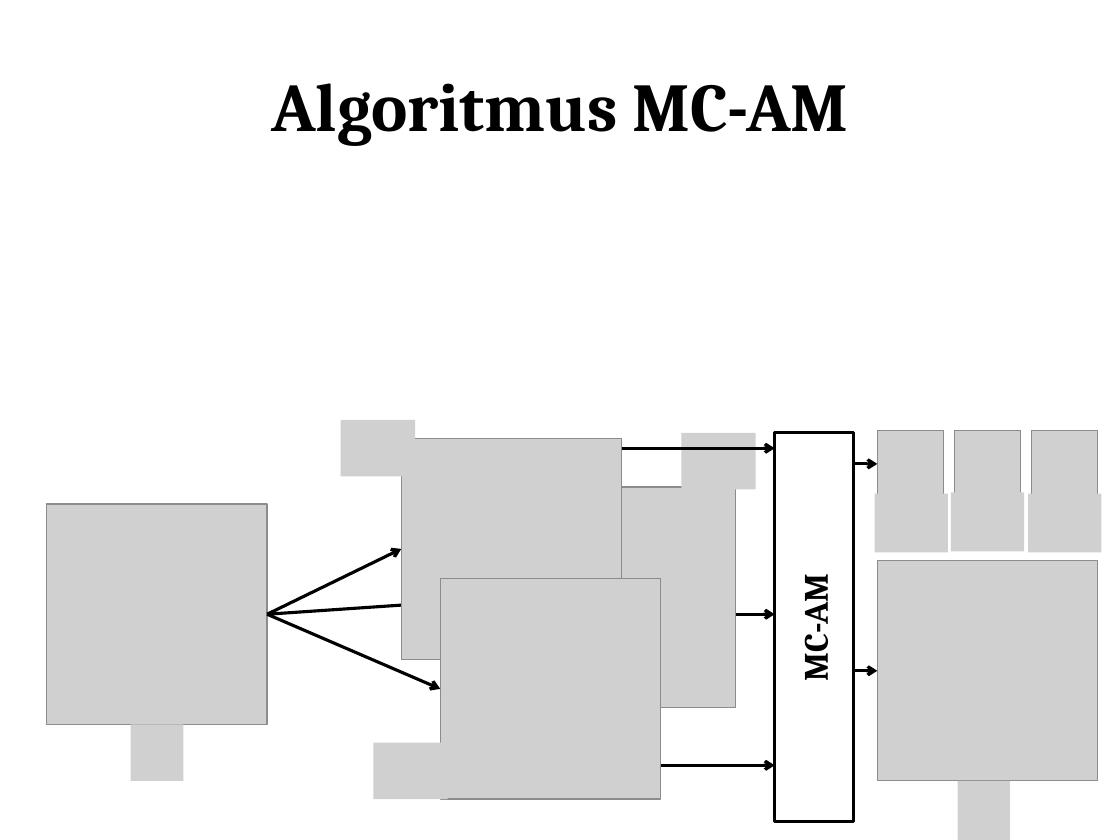
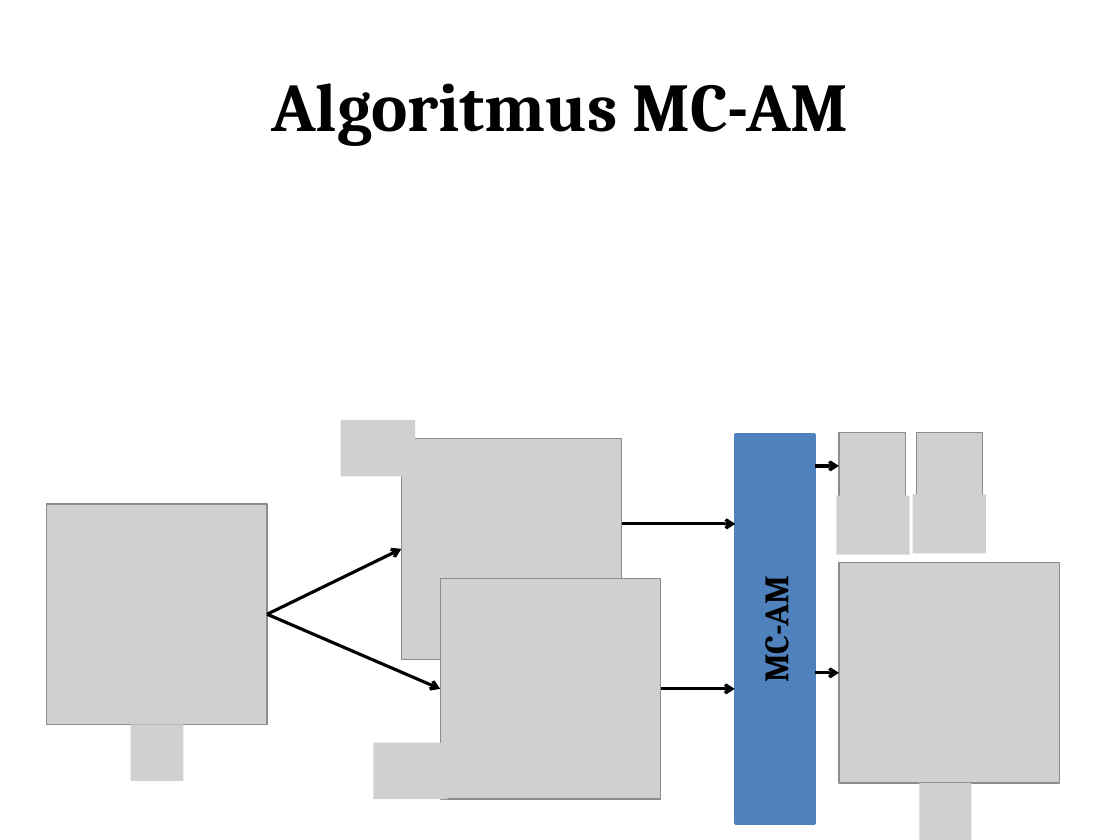
Before and after one commit to jozefsabo/Thesis, a slide deck: slide 7 of Docs/Jozef Sabo - Prezentace obhajoba.pptx (slide 9 before the commit). Drawn at 1120x840 pixels with LibreOffice and Linux fonts; fonts in the diff are those of the drawing; grey boxes stand for pictures. Boxes give left, top, right and bottom in pixels: in the first picture for what was removed or moved away, otherwise in the second. Text is boxed around its words. In the diff, an @@ line names an element or a change of style, - is before the commit and + after.

```diff
--- a/Docs/Jozef Sabo - Prezentace obhajoba.pptx
+++ b/Docs/Jozef Sabo - Prezentace obhajoba.pptx
@@ picture removed at [681,433,755,489] @@
@@ rectangle "MC-AM" at [735,435,814,823]: fill #FFFFFF to #4F82BD; outline #000000 2 pt to #4F82BD 2 pt @@
@@ picture removed at [1032,431,1098,497] @@
@@ picture removed at [515,487,736,708] @@
@@ 5 pictures, 2 arrows, 1 rectangle: place and size @@
-5 pictures, 2 arrows, 1 rectangle at [775,431,1098,822]
+5 pictures, 2 arrows, 1 rectangle at [735,433,1060,823]
@@ picture removed at [1028,494,1101,553] @@
@@ arrow moved from (622, 448) - (775, 448) to (622, 524) - (736, 524) @@
@@ arrow removed from (268, 614) to (515, 597) @@
@@ arrow removed from (736, 614) to (775, 614) @@
@@ arrow moved from (661, 765) - (775, 765) to (661, 689) - (735, 689) @@
@@ picture added at [920,783,971,840] @@
@@ picture removed at [958,781,1009,840] @@
```
Also in this commit, not shown: 11 other slides changed, 4 slides added, 8 slides removed, 6 other files.
